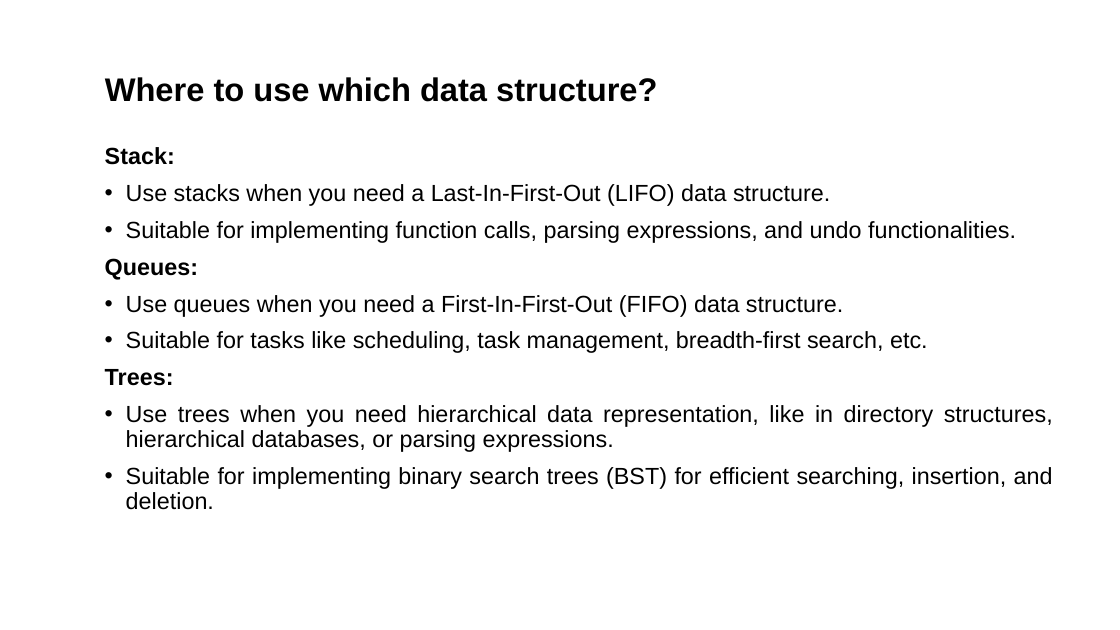
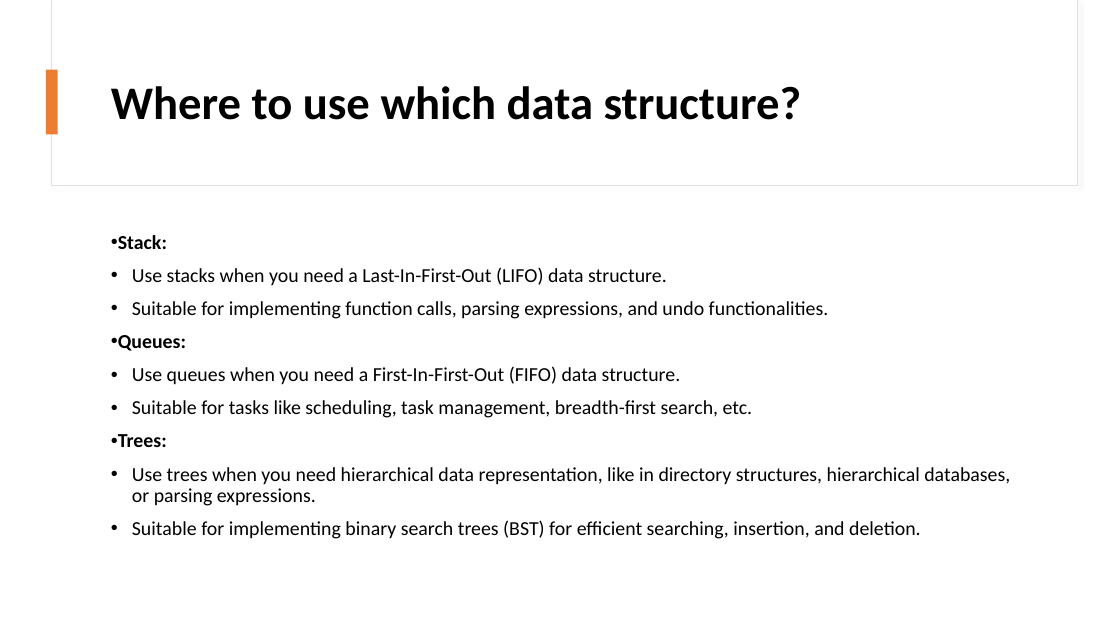
Before and after one commit to alaminbhuyan/DSA-In-Python, a slide deck: slide 9 of Data Structure & Algorithm PDF/DSA.pptx. Drawn at 1120x630 pixels with LibreOffice and Linux fonts; fonts in the diff are those of the drawing. Boxes give left, top, right and bottom in pixels: in the first picture for what was removed or moved away, otherwise in the second. Text is boxed around its words. In the diff, an @@ line names an element or a change of style, - is before the commit and + after.

```diff
--- a/Data Structure & Algorithm PDF/DSA.pptx
+++ b/Data Structure & Algorithm PDF/DSA.pptx
@@ rectangle added at box(51, 0, 1077, 186), fill #FFFFFF, outline #E1E1E1 0.75 pt @@
@@ rectangle added at box(52, 0, 1077, 185), fill #FFFFFF @@
@@ text "Where to use which data ...": place and size @@
-text "Where to use which data ..." at box(105, 77, 657, 102)
+text "Where to use which data ..." at box(111, 86, 802, 120)
@@ text "Where to use which data ..." at box(111, 86, 802, 120): size 28 to 40 pt, font Arial to Calibri; more space between paragraphs @@
@@ rectangle added at box(46, 70, 58, 134), fill #ED7D31 @@
@@ text "Stack:": place and size @@
-text "Stack:" at box(105, 147, 1053, 510)
+text "Stack:" at box(118, 235, 1010, 539)
@@ text "Stack:" at box(118, 235, 1010, 539): size 20 to 17 pt, font Arial to Calibri; alignment justified to left; bullet none to • @@
```
Also in this commit, not shown: 9 other slides changed, 1 other file.
